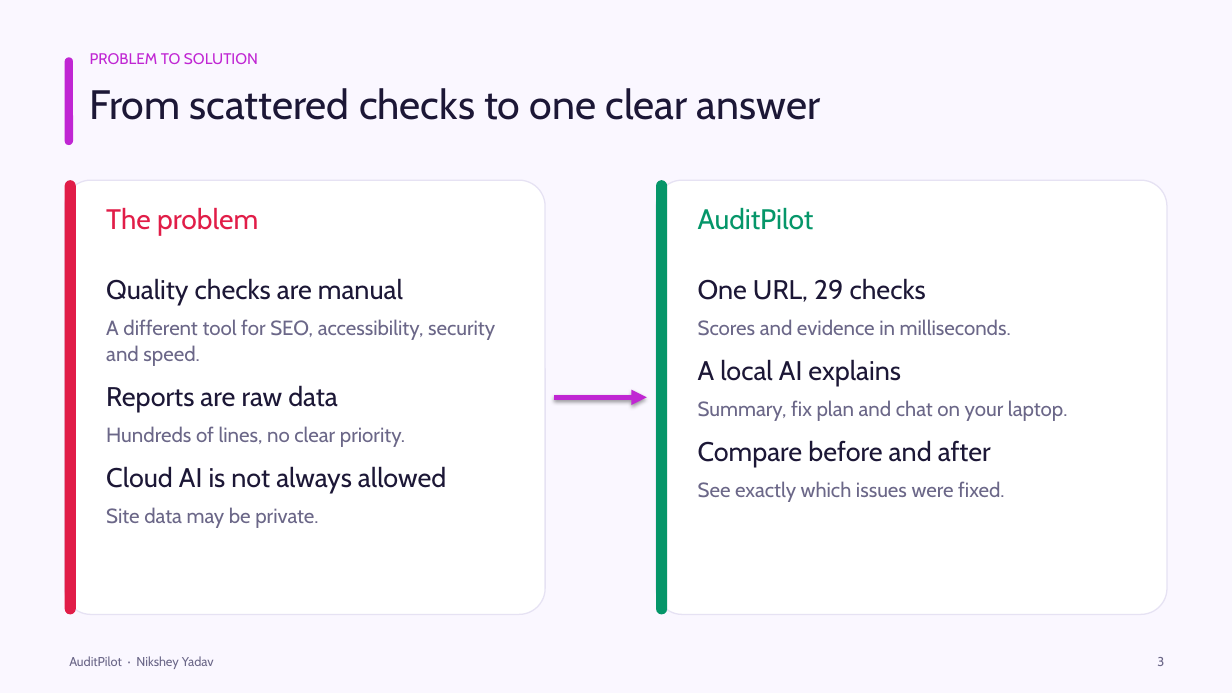
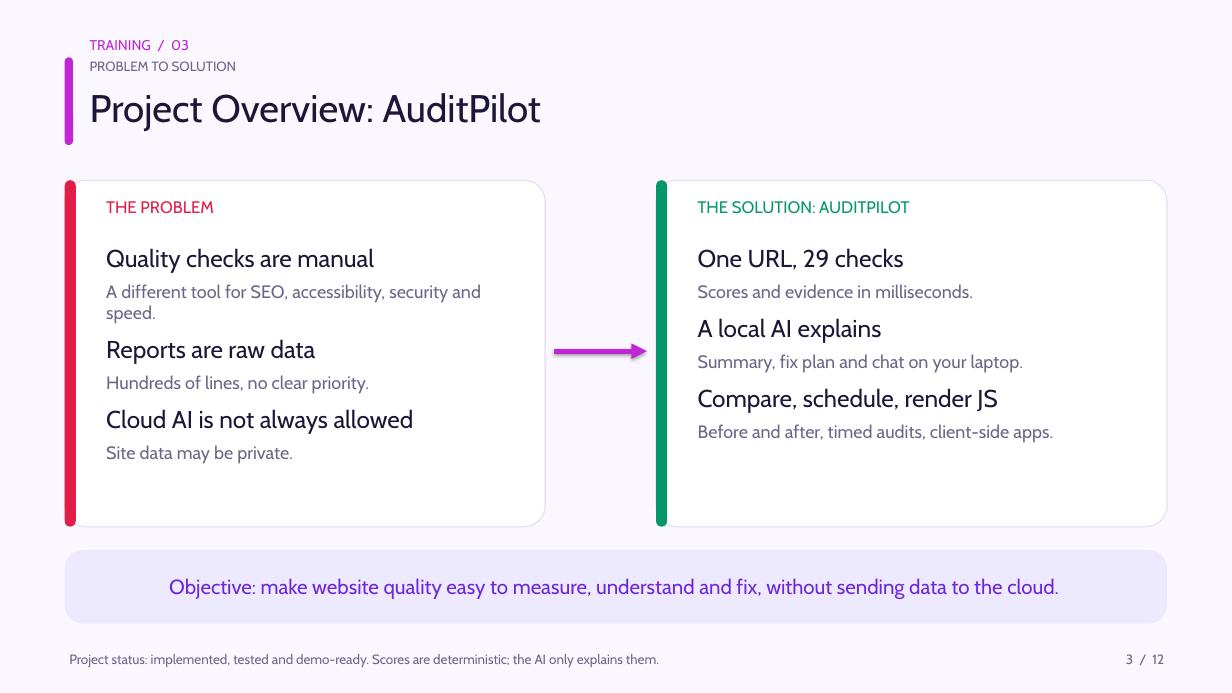
Before and after one commit to NiksheyYadav/AuditPilot, a slide deck: slide 3 of AuditPilot_IT2_Presentation.pptx. Drawn at 1232x693 pixels with LibreOffice and Linux fonts; fonts in the diff are those of the drawing. Boxes give left, top, right and bottom in pixels: in the first picture for what was removed or moved away, otherwise in the second. Text is boxed around its words. In the diff, an @@ line names an element or a change of style, - is before the commit and + after.

```diff
--- a/AuditPilot_IT2_Presentation.pptx
+++ b/AuditPilot_IT2_Presentation.pptx
@@ text "PROBLEM TO SOLUTION": place and size @@
-text "PROBLEM TO SOLUTION" at <box>90,53,258,64</box>
+text "PROBLEM TO SOLUTION" at <box>90,61,237,71</box>
@@ text "PROBLEM TO SOLUTION" at <box>90,61,237,71</box>: size 12 to 10.5 pt, text colour #C026D3 to #6B6788 @@
@@ text added at <box>90,40,189,50</box>, 11 pt, text #C026D3 @@
+TRAINING / 03
@@ text removed at <box>90,88,821,120</box> @@
-From scattered checks to one clear answer
@@ text at <box>90,93,541,131</box>: text changed; size 10 to 30 pt; text colour #6B6788 to #1C1736 @@
-AuditPilot · Nikshey Yadav
+Project Overview: AuditPilot
@@ rounded rectangle: place and size @@
-rounded rectangle at <box>65,180,545,615</box>
+rounded rectangle at <box>65,180,545,527</box>
@@ rounded rectangle: place and size @@
-rounded rectangle at <box>65,180,76,615</box>
+rounded rectangle at <box>65,180,76,527</box>
@@ text at <box>106,201,213,214</box>: text changed; size 22 to 13 pt @@
-The problem
+THE PROBLEM
@@ rounded rectangle: place and size @@
-rounded rectangle at <box>656,180,1167,615</box>
+rounded rectangle at <box>656,180,1167,527</box>
@@ rounded rectangle: place and size @@
-rounded rectangle at <box>656,180,667,615</box>
+rounded rectangle at <box>656,180,667,527</box>
@@ text at <box>698,201,909,214</box>: text changed; size 22 to 13 pt @@
-AuditPilot
+THE SOLUTION: AUDITPILOT
@@ text "Quality checks are manual": place and size @@
-text "Quality checks are manual" at <box>106,278,495,528</box>
+text "Quality checks are manual" at <box>106,248,481,464</box>
@@ text "Quality checks are manual" at <box>106,248,481,464</box>: size 21 to 19 pt in "Quality checks are manual", "Reports are raw data", "Cloud AI is not always allowed"; size 16 to 14 pt in "A different tool for SEO, accessibility, security ...", "Hundreds of lines, no clear priority.", "Site data may be private."; line spacing 1.05 to 1 @@
@@ text "One URL, 29 checks": place and size @@
-text "One URL, 29 checks" at <box>698,278,1068,502</box>
+text "One URL, 29 checks" at <box>698,248,1053,443</box>
@@ text at <box>698,248,1023,373</box>: size 21 to 19 pt in "One URL, 29 checks", "A local AI explains"; size 16 to 14 pt in "Scores and evidence in milliseconds.", "Summary, fix plan and chat on your ..."; line spacing 1.05 to 1 @@
@@ arrow moved from (555, 397) - (647, 397) to (555, 351) - (647, 351) @@
@@ text at <box>698,388,1053,443</box>: text changed; size 16 to 14 pt @@
-Compare before and after
-See exactly which issues were fixed.
+Compare, schedule, render JS
+Before and after, timed audits, client-side apps.
@@ rounded rectangle added at <box>65,550,1167,624</box>, fill #EDE9FE @@
@@ text added at <box>169,578,1059,599</box>, 16 pt, text #6D28D9 @@
+Objective: make website quality easy to measure, understand and fix, without sending data to the cloud.
@@ text added at <box>69,654,659,667</box>, 10.5 pt, text #6B6788 @@
+Project status: implemented, tested and demo-ready. Scores are deterministic; the AI only explains them.
@@ text at <box>1126,654,1164,664</box>: text changed; size 10 to 10.5 pt @@
-3
+3 / 12
```
Also in this commit, not shown: 11 other slides changed, 40 other files.
